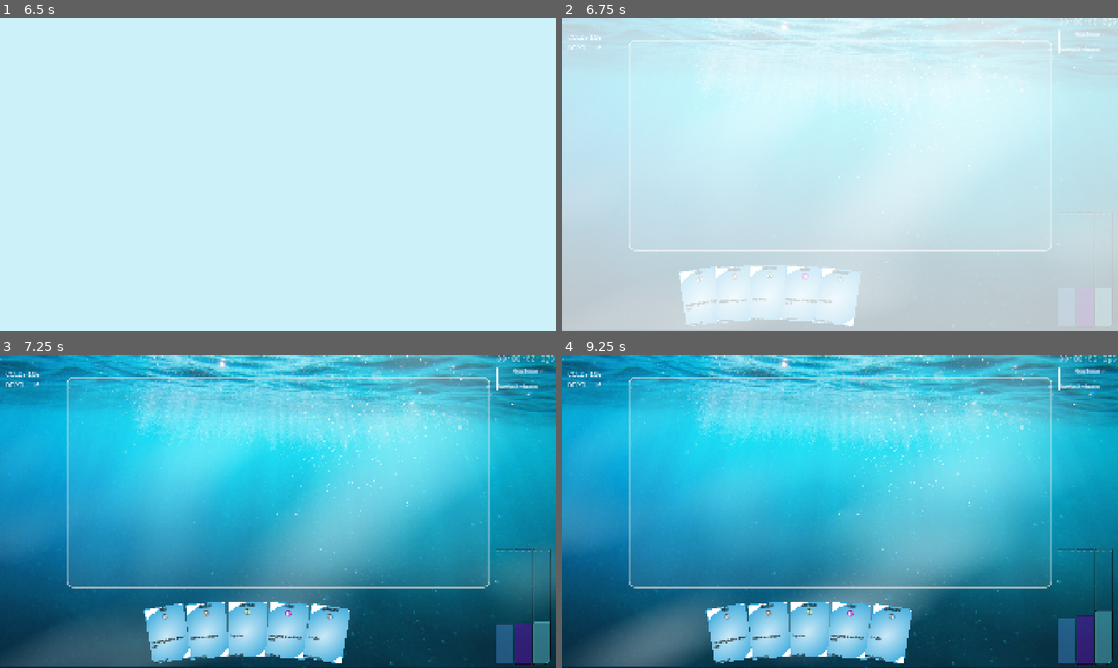
Above: before the commit, frames 1-4 (two rows, left to right).
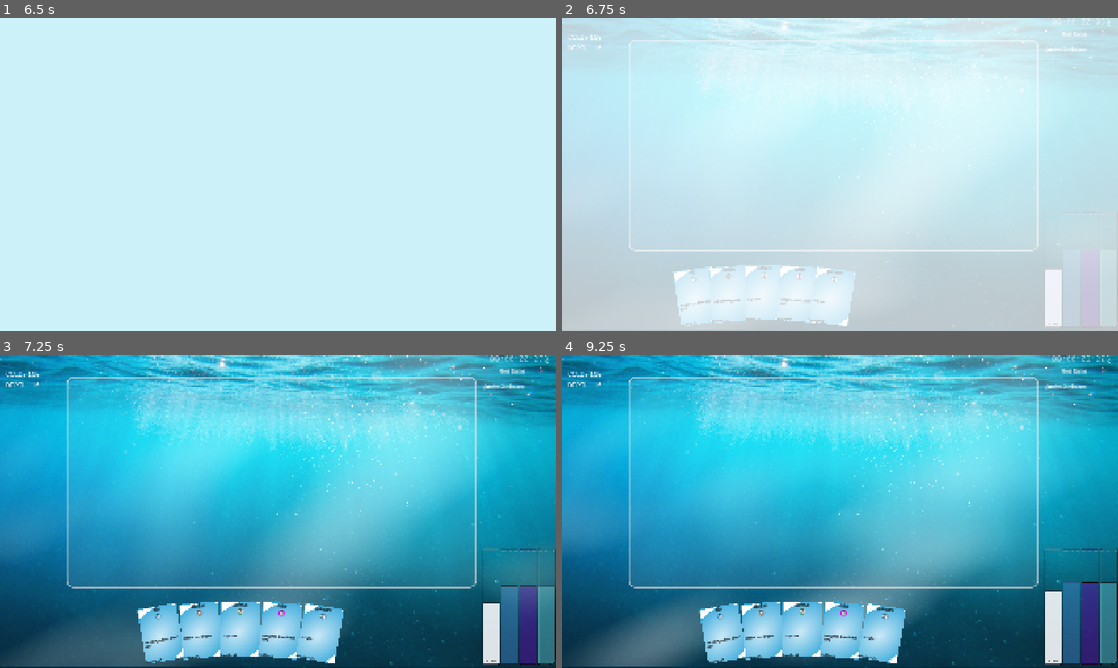
Above: after the commit, the same moments.

Repository: rosswolf/Tourbillon
Game: Godot game, scene res://src/scenes/main_menu.tscn
Two runs of this game, one before a commit and one after it. Both use one fixed random seed, a clock stepped at 60 frames per second and the inputs below. Sound files missing from this copy of the repository are replaced by a short silence.
Inputs (mouse positions are in pixels of both pictures, inside the frame that each line leads up to):
- Up to frame 1 (6.5 s): click "Play" at 0.5 s; move the mouse to (400, 158) at 1.27 s; click (400, 158) at 1.42 s; tap Enter at 2, 3.5, 5 s; drag from (166, 190) to (250, 237) at 2.02 s; tap Space at 2.75, 4.25, 5.75 s; move the mouse to (333, 105) at 2.77 s; click (333, 105) at 2.92 s; drag from (250, 237) to (111, 127) at 3.52 s; move the mouse to (444, 221) at 4.27 s; click (444, 221) at 4.42 s; drag from (111, 127) to (194, 96) at 5.02 s; move the mouse to (305, 174) at 5.77 s; click (305, 174) at 5.92 s
- Up to frame 2 (6.75 s): drag from (756, 96) to (728, 190) at 6.52 s
- Up to frame 3 (7.25 s): no input
- Up to frame 4 (9.25 s): click (645, 395) at 7.25 s; click (673, 395) at 8.02 s; click (701, 395) at 8.77 s

Frame 1 is identical in both runs. In frame 2, 2.0% of the frame differs, in the area x 19-100%, y 0-99%; in frame 3, 6.5%; in frame 4, 6.6%, in the area x 24-100%, y 0-100%.

Commit message:
multiplier bar

Diff:
--- a/elastic-app/app/src/scenes/core/effects/one_time_effect.gd
+++ b/elastic-app/app/src/scenes/core/effects/one_time_effect.gd
@@ -40,7 +40,11 @@
 
 	if source is Card:
 		parameters["card"] = source
-		return __base_f.call(GlobalGameManager.hero, parameters)
+		var result = true
+		for i in range(floor(UiController.multiplier_meter.multiplier)):
+			if not await __base_f.call(GlobalGameManager.hero, parameters):
+				result = false
+		return result
 	else:
 		assert(false, "Unexpected source type")
 
--- a/elastic-app/app/src/scenes/data/card_data.json
+++ b/elastic-app/app/src/scenes/data/card_data.json
@@ -216,7 +216,7 @@
 	"card_cost": {
 	  "GameResource.Type.GREEN_ENERGY": "0"
 	},
-	"instinct_effect": "add_green_energy=2",
+	"instinct_effect": "add_max_green_energy=2",
 	"card_rarity": "Card.RarityType.COMMON",
 	"tags": "STARTER_ENERGY"
   },
@@ -231,7 +231,7 @@
 	"card_cost": {
 	  "GameResource.Type.PURPLE_ENERGY": "0"
 	},
-	"instinct_effect": "add_purple_energy=2",
+	"instinct_effect": "add_max_purple_energy=2",
 	"card_rarity": "Card.RarityType.COMMON",
 	"tags": "STARTER_ENERGY"
   },
@@ -246,7 +246,7 @@
 	"card_cost": {
 	  "GameResource.Type.BLUE_ENERGY": "0"
 	},
-	"instinct_effect": "add_blue_energy=2",
+	"instinct_effect": "add_max_blue_energy=2",
 	"card_rarity": "Card.RarityType.COMMON",
 	"tags": "STARTER_ENERGY"
   },
--- a/elastic-app/app/src/scenes/game.tscn
+++ b/elastic-app/app/src/scenes/game.tscn
@@ -9,6 +9,7 @@
 [ext_resource type="FontFile" uid="uid://b73jymev43fu5" path="res://ofl_font_assets/BrassMonoRegular-d9WLg.ttf" id="5_bd8mh"]
 [ext_resource type="PackedScene" uid="uid://vxigo5wn0wq" path="res://src/scenes/ui/goals/ui_goal.tscn" id="6_5dxuo"]
 [ext_resource type="Shader" uid="uid://dktsayggtgauf" path="res://src/scenes/water_effect.gdshader" id="9_h2mn8"]
+[ext_resource type="PackedScene" uid="uid://c36r6il5bgtu7" path="res://src/scenes/ui/resources/multiplier_meter.tscn" id="9_tnd0m"]
 [ext_resource type="PackedScene" uid="uid://cka5aovpfoi80" path="res://src/scenes/ui/click_and_drag/click_and_drag.tscn" id="10_6e0h8"]
 [ext_resource type="PackedScene" uid="uid://dckcqckqo0abj" path="res://src/scenes/ui/hud/HUD.tscn" id="10_bd8mh"]
 [ext_resource type="PackedScene" uid="uid://dqunn5rh4414l" path="res://src/scenes/ui/resources/air_meter2.tscn" id="10_tnd0m"]
@@ -186,6 +187,17 @@
 [node name="HBoxContainer2" type="HBoxContainer" parent="Background/HBoxContainer/VBoxContainer"]
 layout_mode = 2
 
+[node name="MarginContainer4" type="MarginContainer" parent="Background/HBoxContainer/VBoxContainer/HBoxContainer2"]
+layout_mode = 2
+
+[node name="PanelContainer" type="PanelContainer" parent="Background/HBoxContainer/VBoxContainer/HBoxContainer2/MarginContainer4"]
+layout_mode = 2
+theme_override_styles/panel = SubResource("StyleBoxEmpty_flib5")
+
+[node name="MultiplierMeter" parent="Background/HBoxContainer/VBoxContainer/HBoxContainer2/MarginContainer4/PanelContainer" instance=ExtResource("9_tnd0m")]
+custom_minimum_size = Vector2(60, 400)
+layout_mode = 2
+
 [node name="MarginContainer" type="MarginContainer" parent="Background/HBoxContainer/VBoxContainer/HBoxContainer2"]
 layout_mode = 2
 theme_override_constants/margin_right = 0
@@ -200,9 +212,9 @@
 custom_minimum_size = Vector2(60, 400)
 layout_mode = 2
 air_color = 3
-default_timer_max = 45.0
+default_timer_max = 60.0
 default_max_energy = 3.0
-starting_energy = 1.0
+starting_energy = 2.0
 
 [node name="MarginContainer2" type="MarginContainer" parent="Background/HBoxContainer/VBoxContainer/HBoxContainer2"]
 layout_mode = 2
@@ -217,14 +229,14 @@
 custom_minimum_size = Vector2(60, 400)
 layout_mode = 2
 air_color = 1
-default_timer_max = 30.0
+default_timer_max = 65.0
 default_max_energy = 3.0
-starting_energy = 1.0
+starting_energy = 2.0
 
 [node name="MarginContainer3" type="MarginContainer" parent="Background/HBoxContainer/VBoxContainer/HBoxContainer2"]
 layout_mode = 2
-theme_override_constants/margin_right = 15
-theme_override_constants/margin_bottom = 15
+theme_override_constants/margin_right = 5
+theme_override_constants/margin_bottom = 5
 
 [node name="PanelContainer" type="PanelContainer" parent="Background/HBoxContainer/VBoxContainer/HBoxContainer2/MarginContainer3"]
 layout_mode = 2
@@ -236,8 +248,9 @@
 layout_mode = 2
 rightmost_style = true
 air_color = 2
+default_timer_max = 70.0
 default_max_energy = 3.0
-starting_energy = 1.0
+starting_energy = 2.0
 
 [node name="ClickAndDrag" parent="." instance=ExtResource("10_6e0h8")]
 
--- a/elastic-app/app/src/scenes/ui/entities/engine/ui_engine_slot.gd
+++ b/elastic-app/app/src/scenes/ui/entities/engine/ui_engine_slot.gd
@@ -60,6 +60,8 @@
 		deactivate_slot()
 		%Timer.stop()
 		%ProgressBar.value = 0
+		if card_preview:
+			destroy_card_ui()
 
 func _process(delta):
 	if %Timer.time_left != 0:
--- /dev/null
+++ b/elastic-app/app/src/scenes/ui/resources/multiplier_meter.gd
@@ -0,0 +1,45 @@
+extends Control
+
+class_name MultiplierMeter
+
+var multiplier: float = 2.0
+var multiplier_growth_rate: float = 0.1  # Per second
+var max_multiplier: float = 3.0
+var min_multiplier: float = 1.0
+
+func _ready():
+	# Start the glow animation
+	pulse_glow()
+	UiController.multiplier_meter = self
+
+func _process(delta):
+	if all_meters_below_100():
+		# Multiplier grows while you're safe
+		multiplier = min(multiplier + (multiplier_growth_rate * delta), max_multiplier)
+	else:
+		# Instant reset if any meter hits 100%
+		multiplier = min_multiplier
+
+	# Update visual displays - always update these regardless of timer state
+	%ProgressBar.value = pct(multiplier - min_multiplier, max_multiplier - min_multiplier)
+	%UnitsDisplay.text = str(floor(multiplier))+"x"
+
+func pct(numerator: float, denominator: float):
+	if denominator <= 0.001:
+		return 0.0
+	else:
+		return 100.0 * numerator / denominator
+
+func all_meters_below_100():
+	for key in UiController.meters.keys():
+		if UiController.meters[key].time_until_full <= 0.005:
+			return false
+	return true
+
+
+
+func pulse_glow():
+	var tween = create_tween()  # Now this works!
+	tween.set_loops()
+	tween.tween_property(%ProgressBar, "modulate", Color(1.5, 1.5, 1.5, 1.0), 0.5)
+	tween.tween_property(%ProgressBar, "modulate", Color.WHITE, 0.5)
--- /dev/null
+++ b/elastic-app/app/src/scenes/ui/resources/multiplier_meter.tscn
@@ -0,0 +1,133 @@
+[gd_scene load_steps=10 format=3 uid="uid://c36r6il5bgtu7"]
+
+[ext_resource type="Script" uid="uid://p0m7g7877462" path="res://src/scenes/ui/resources/multiplier_meter.gd" id="1_kd31t"]
+[ext_resource type="FontFile" uid="uid://b73jymev43fu5" path="res://ofl_font_assets/BrassMonoRegular-d9WLg.ttf" id="1_nrhff"]
+
+[sub_resource type="StyleBoxEmpty" id="StyleBoxEmpty_kd31t"]
+
+[sub_resource type="StyleBoxEmpty" id="StyleBoxEmpty_fq1tf"]
+
+[sub_resource type="StyleBoxEmpty" id="StyleBoxEmpty_5vism"]
+
+[sub_resource type="StyleBoxFlat" id="StyleBoxFlat_jf3ic"]
+bg_color = Color(0.6, 0.6, 0.6, 0)
+border_width_left = 2
+border_width_top = 2
+border_width_right = 2
+border_width_bottom = 2
+border_color = Color(0, 0, 0, 1)
+corner_radius_top_left = 2
+corner_radius_top_right = 2
+corner_radius_bottom_right = 2
+corner_radius_bottom_left = 2
+
+[sub_resource type="StyleBoxFlat" id="StyleBoxFlat_fa5as"]
+bg_color = Color(0.788235, 0.792157, 0.921569, 0.866667)
+border_width_left = 2
+border_width_top = 2
+border_width_right = 2
+border_width_bottom = 2
+border_color = Color(0, 0, 0, 1)
+corner_radius_top_left = 2
+corner_radius_top_right = 2
+corner_radius_bottom_right = 2
+corner_radius_bottom_left = 2
+
+[sub_resource type="StyleBoxEmpty" id="StyleBoxEmpty_ue2nh"]
+
+[sub_resource type="StyleBoxEmpty" id="StyleBoxEmpty_fp7xn"]
+
+[node name="MultiplierMeter" type="Control"]
+layout_mode = 3
+anchors_preset = 0
+script = ExtResource("1_kd31t")
+
+[node name="PanelContainer" type="PanelContainer" parent="."]
+offset_right = 40.0
+offset_bottom = 40.0
+theme_override_styles/panel = SubResource("StyleBoxEmpty_kd31t")
+
+[node name="HBoxContainer" type="HBoxContainer" parent="PanelContainer"]
+layout_mode = 2
+
+[node name="VBoxContainer" type="VBoxContainer" parent="PanelContainer/HBoxContainer"]
+layout_mode = 2
+size_flags_vertical = 8
+
+[node name="PanelContainer" type="PanelContainer" parent="PanelContainer/HBoxContainer/VBoxContainer"]
+layout_mode = 2
+theme_override_styles/panel = SubResource("StyleBoxEmpty_fq1tf")
+
+[node name="PanelContainer" type="PanelContainer" parent="PanelContainer/HBoxContainer/VBoxContainer/PanelContainer"]
+layout_mode = 2
+theme_override_styles/panel = SubResource("StyleBoxEmpty_5vism")
+
+[node name="MarginContainer" type="MarginContainer" parent="PanelContainer/HBoxContainer/VBoxContainer/PanelContainer/PanelContainer"]
+layout_mode = 2
+theme_override_constants/margin_left = 2
+theme_override_constants/margin_top = 2
+theme_override_constants/margin_right = 2
+theme_override_constants/margin_bottom = 2
+
+[node name="ProgressBar" type="ProgressBar" parent="PanelContainer/HBoxContainer/VBoxContainer/PanelContainer/PanelContainer/MarginContainer"]
+unique_name_in_owner = true
+custom_minimum_size = Vector2(60, 400)
+layout_mode = 2
+theme_override_styles/background = SubResource("StyleBoxFlat_jf3ic")
+theme_override_styles/fill = SubResource("StyleBoxFlat_fa5as")
+value = 50.0
+fill_mode = 3
+show_percentage = false
+
+[node name="VBoxContainer" type="VBoxContainer" parent="PanelContainer/HBoxContainer/VBoxContainer/PanelContainer"]
+layout_mode = 2
+
+[node name="MarginContainer" type="MarginContainer" parent="PanelContainer/HBoxContainer/VBoxContainer/PanelContainer/VBoxContainer"]
+layout_mode = 2
+theme_override_constants/margin_left = 2
+theme_override_constants/margin_top = 5
+theme_override_constants/margin_right = 2
+theme_override_constants/margin_bottom = 2
+
+[node name="Label" type="Label" parent="PanelContainer/HBoxContainer/VBoxContainer/PanelContainer/VBoxContainer/MarginContainer"]
+visible = false
+layout_mode = 2
+size_flags_vertical = 8
+theme_override_colors/font_color = Color(1, 1, 1, 0.4)
+theme_override_fonts/font = ExtResource("1_nrhff")
+theme_override_font_sizes/font_size = 14
+text = "1:32.84"
+horizontal_alignment = 1
+
+[node name="Panel" type="Panel" parent="PanelContainer/HBoxContainer/VBoxContainer/PanelContainer/VBoxContainer/MarginContainer"]
+visible = false
+layout_mode = 2
+theme_override_styles/panel = SubResource("StyleBoxEmpty_ue2nh")
+
+[node name="MaxLabel" type="Label" parent="PanelContainer/HBoxContainer/VBoxContainer/PanelContainer/VBoxContainer/MarginContainer"]
+visible = false
+layout_mode = 2
+theme_override_colors/font_color = Color(1, 1, 1, 0.172549)
+text = "Max: 3:00.00"
+horizontal_alignment = 2
+
+[node name="PanelContainer" type="PanelContainer" parent="PanelContainer/HBoxContainer/VBoxContainer/PanelContainer/VBoxContainer"]
+layout_mode = 2
+size_flags_vertical = 3
+theme_override_styles/panel = SubResource("StyleBoxEmpty_fp7xn")
+
+[node name="MarginContainer2" type="MarginContainer" parent="PanelContainer/HBoxContainer/VBoxContainer/PanelContainer/VBoxContainer"]
+layout_mode = 2
+theme_override_constants/margin_left = 5
+theme_override_constants/margin_top = 5
+theme_override_constants/margin_right = 5
+theme_override_constants/margin_bottom = 5
+
+[node name="UnitsDisplay" type="Label" parent="PanelContainer/HBoxContainer/VBoxContainer/PanelContainer/VBoxContainer/MarginContainer2"]
+unique_name_in_owner = true
+layout_mode = 2
+theme_override_colors/font_color = Color(0, 0, 0, 1)
+theme_override_fonts/font = ExtResource("1_nrhff")
+theme_override_font_sizes/font_size = 15
+text = ">100"
+horizontal_alignment = 1
--- a/elastic-app/app/src/scenes/ui/ui_controller.gd
+++ b/elastic-app/app/src/scenes/ui/ui_controller.gd
@@ -1,3 +1,5 @@
 extends Node
 
-@export var meters: Dictionary[Air.AirColor, AirMeter2]
+var meters: Dictionary[Air.AirColor, AirMeter2]
+
+var multiplier_meter: MultiplierMeter
Not shown: 1 places in elastic-app/app/src/scenes/game.tscn that only renumber resources
Not shown, added: elastic-app/app/src/scenes/ui/resources/multiplier_meter.gd.uid
